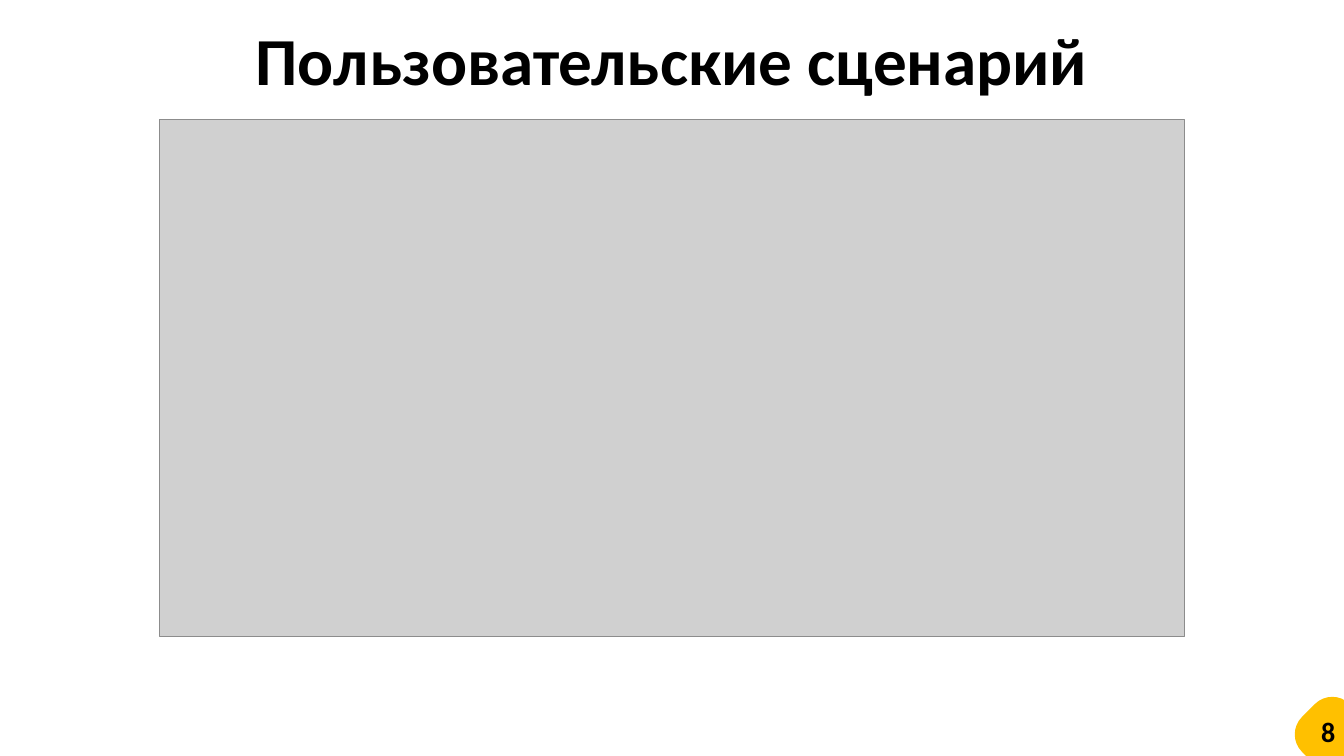
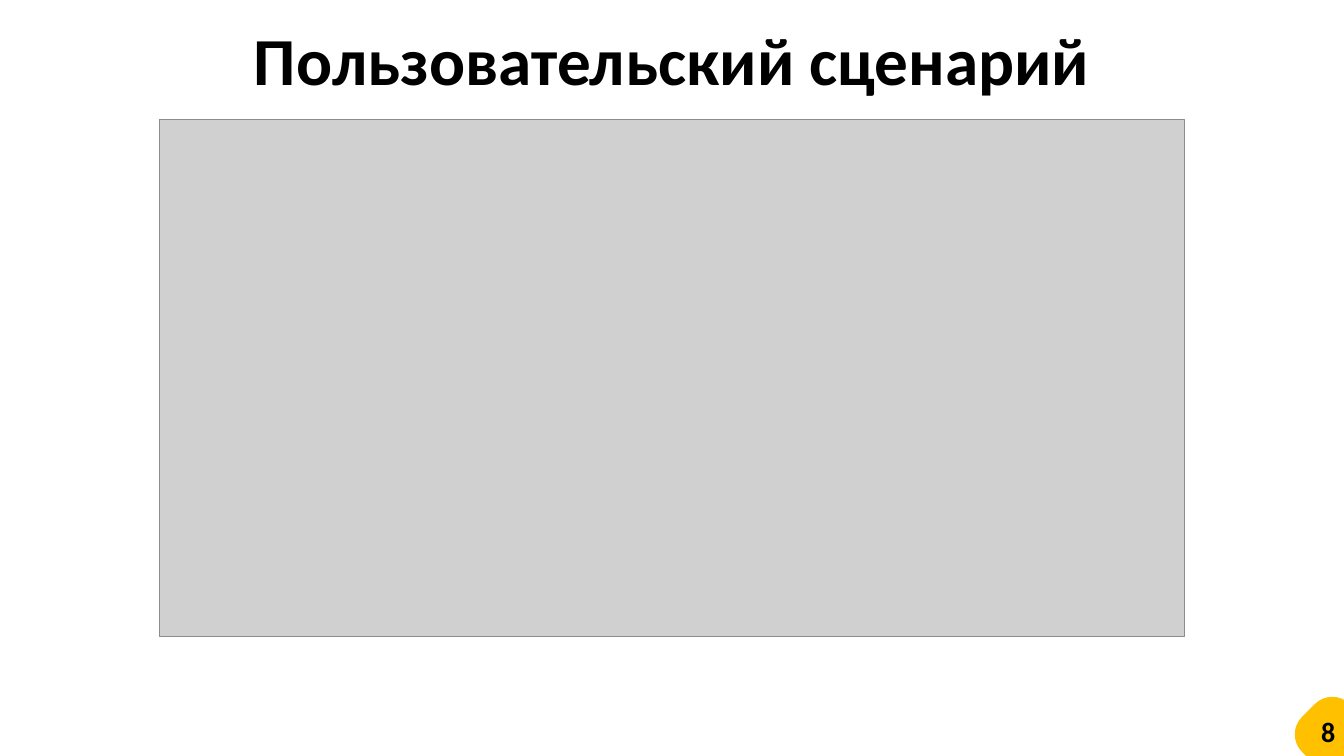
Before and after one commit to dany0k/google-calendar-writer, a slide deck: slide 8 of docs/Курсовая Презентация.pptx. Drawn at 1344x756 pixels with LibreOffice and Linux fonts; fonts in the diff are those of the drawing; grey boxes stand for pictures. Boxes give left, top, right and bottom in pixels: in the first picture for what was removed or moved away, otherwise in the second. Text is boxed around its words. In the diff, an @@ line names an element or a change of style, - is before the commit and + after.

```diff
--- a/docs/Курсовая Презентация.pptx
+++ b/docs/Курсовая Презентация.pptx
@@ text at <box>254,39,1090,96</box>: text changed @@
-Пользовательские сценарий
+Пользовательский сценарий
```
Also in this commit, not shown: 2 other slides changed, 3 other files.
